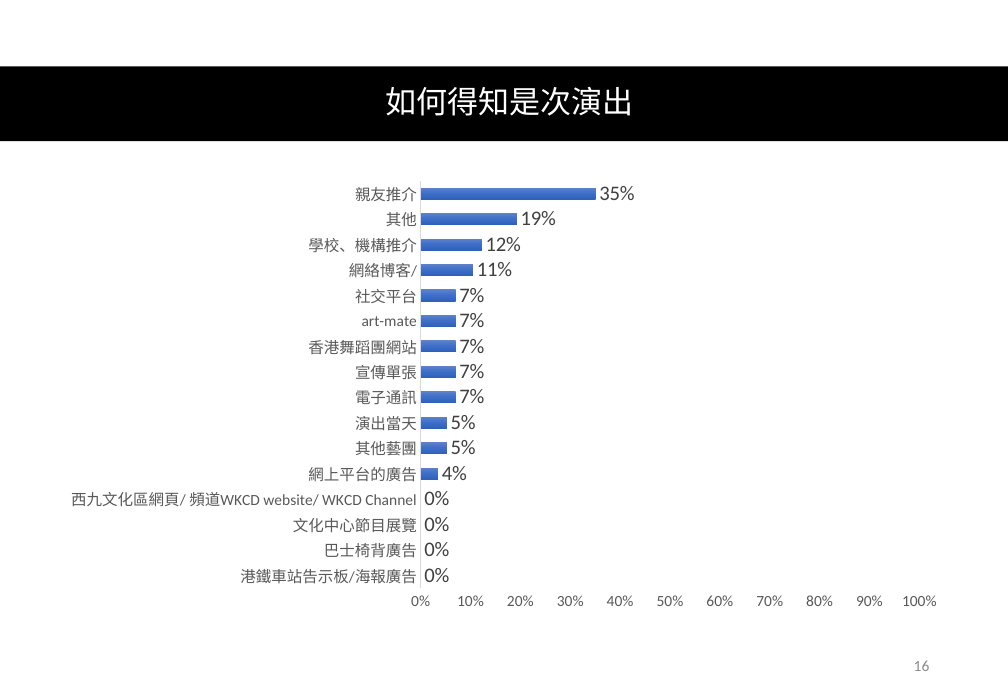
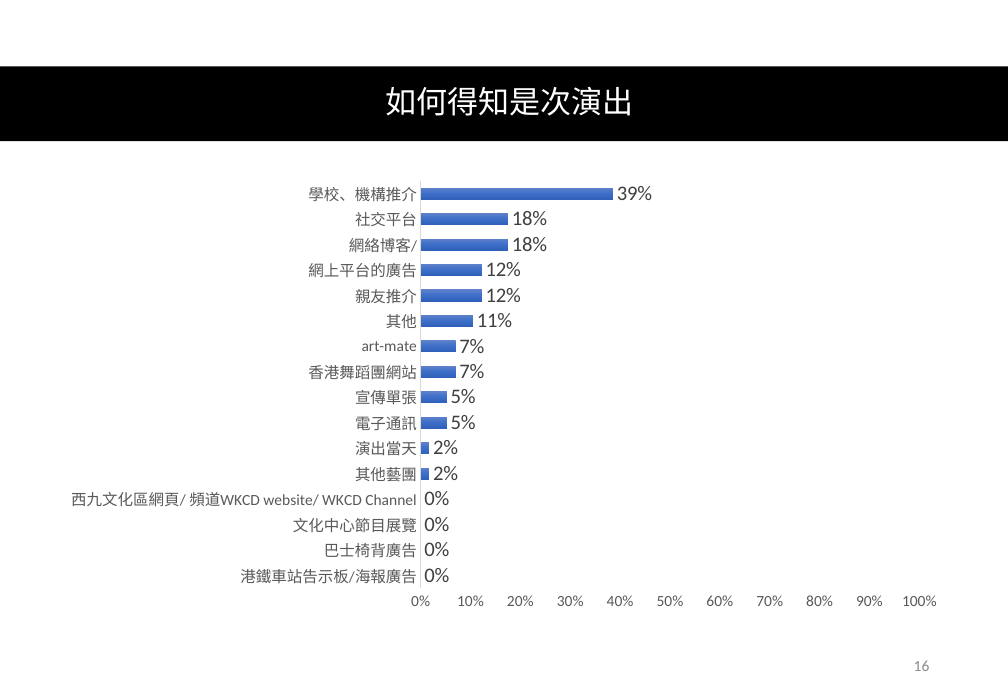
Before and after one commit to wintonau/hkdance2026a, a slide deck: slide 16 of app/static/HKDANCE2025-非首次觀賞.pptx. Drawn at 1008x698 pixels with LibreOffice and Linux fonts; fonts in the diff are those of the drawing. Boxes give left, top, right and bottom in pixels: in the first picture for what was removed or moved away, otherwise in the second. Text is boxed around its words. In the diff, an @@ line names an element or a change of style, - is before the commit and + after.

```diff
--- a/app/static/HKDANCE2025-非首次觀賞.pptx
+++ b/app/static/HKDANCE2025-非首次觀賞.pptx
@@ bar chart at bbox=[53, 172, 955, 620] @@
-categories: 港鐵車站告示板/海報廣告, 巴士椅背廣告, 文化中心節目展覽, 西九文化區網頁/ 頻道WKCD website/ WKCD Channel, 網上平台的廣告, 其他藝團, 演出當天, 電子通訊, 宣傳單張, 香港舞蹈團網站, art-mate, 社交平台, 網絡博客/, 學校、機構推介, 其他, 親友推介
+categories: 港鐵車站告示板/海報廣告, 巴士椅背廣告, 文化中心節目展覽, 西九文化區網頁/ 頻道WKCD website/ WKCD Channel, 其他藝團, 演出當天, 電子通訊, 宣傳單張, 香港舞蹈團網站, art-mate, 其他, 親友推介, 網上平台的廣告, 網絡博客/, 社交平台, 學校、機構推介
-Series 1: 0, 0, 0, 0, 0.04, 0.05, 0.05, 0.07, 0.07, 0.07, 0.07, 0.07, 0.11, 0.12, 0.19, 0.35
+Series 1: 0, 0, 0, 0, 0.02, 0.02, 0.05, 0.05, 0.07, 0.07, 0.11, 0.12, 0.12, 0.18, 0.18, 0.39
```
Also in this commit, not shown: 14 other slides changed, 20 other files.
